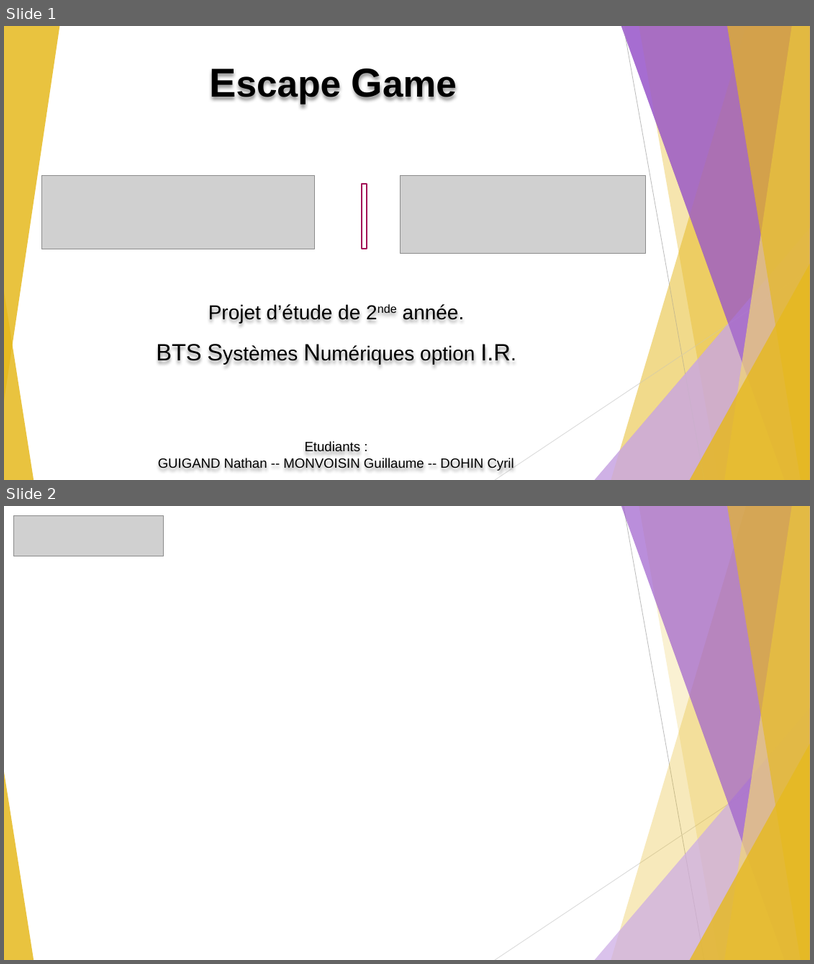
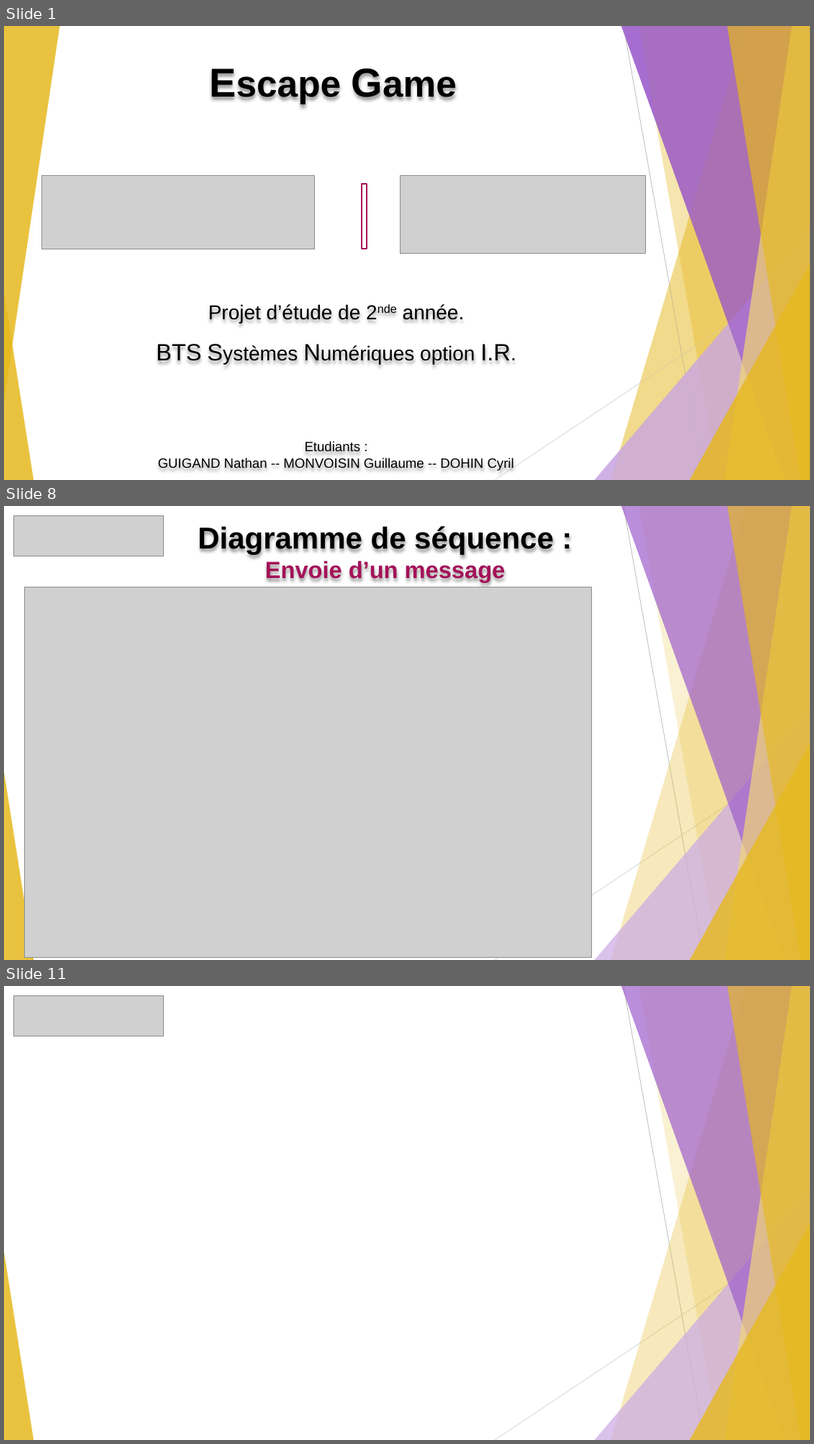
Before and after one commit to GuiguiMvn/Systeme-Escape-Game-Telethon, a slide deck: Nathan/PowerPoint modèle (à copier_coller).pptx. Shown one above the other, each under a label of ours: slides 1 and 2 before the commit, slides 1, 8 and 11 after it; the slides between them are not shown. The pictures are 814x964 and 814x1444 pixels, drawn with LibreOffice and Linux fonts; fonts in the diff are those of the drawing; grey boxes stand for pictures. Boxes give left, top, right and bottom in pixels: in the first picture for what was removed or moved away, otherwise in the second. Text is boxed around its words. In the diff, an @@ line names an element or a change of style, - is before the commit and + after.

Commit message:
Modification diagramme de séquence, Modification du diaporama...

```diff
--- a/Nathan/PowerPoint modèle (à copier_coller).pptx
+++ b/Nathan/PowerPoint modèle (à copier_coller).pptx
@@ slide 8 added at [4,506,810,960], background #FFFFFF; not listed: 10 template elements that a slide beside it also shows @@
@@ picture added at [13,515,164,556] @@
@@ text added at [198,524,554,582], 36 pt, text #000000, bold @@
+Diagramme de séquence : Envoie d’un message
@@ picture added at [25,587,592,957] @@
@@ what was slide 2 is now slide 11 @@
```
Also in this commit, not shown: 8 other slides added, 3 slides removed, 4 other files.
